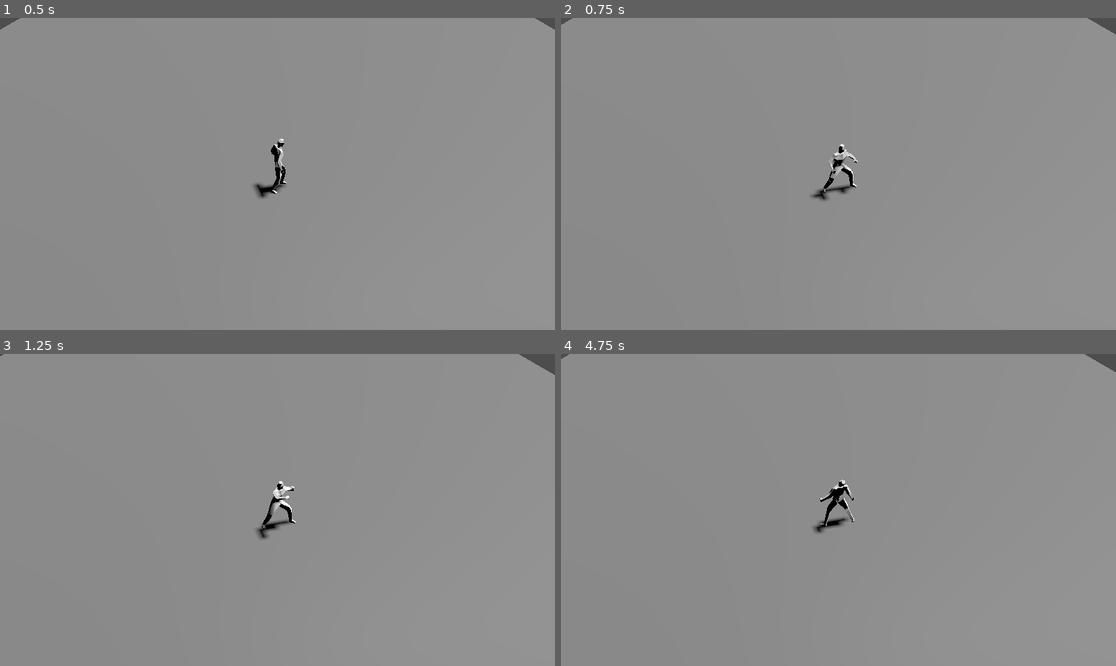
Above: before the commit, frames 1-4 (two rows, left to right).
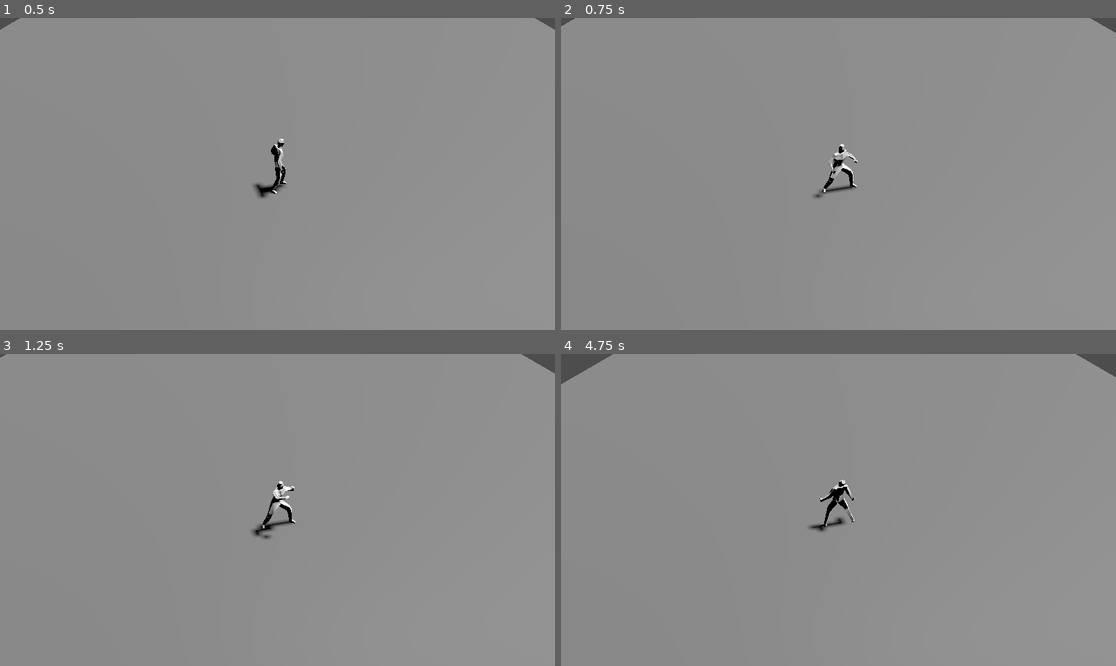
Above: after the commit, the same moments.

Repository: dhanielbolosan/demon-hunter-sword
Game: Godot game, scene res://Scenes/World.tscn
The game is run twice, just before and just after one commit, with the same random seed, the same clock (stepped at 60 frames per second) and the same inputs. Before the commit the project starts from res://Core/World.tscn.
Inputs:
- Up to frame 1 (0.5 s): no input
- Up to frame 2 (0.75 s): tap Enter at 0.5 s; hold Right (ui_right) from 0.53 s (still down); tap E (ui_soul_switch) at 0.6 s
- Up to frame 3 (1.25 s): keep holding Right (ui_right)
- Up to frame 4 (4.75 s): release Right (ui_right) at 1.28 s; hold Down (ui_down) 1.28-2.03 s; tap E (ui_soul_switch) every 0.75 s from 1.35 to 4.35 s; hold Right (ui_right) 2.03-2.78 s; hold Up (ui_up) 2.78-3.53 s; hold Left (ui_left) from 3.53 s (still down)

Frame 1 is identical in both runs. In frame 2, 0.1% of the frame differs, in the area x 0-100%, y 0-59%; in frame 3, 0.1%; in frame 4, 0.7%, in the area x 0-100%, y 0-58%.

Commit message:
State Machine Setup

Diff:
--- a/Characters/Player/player_script.gd
+++ /dev/null
@@ -1,80 +0,0 @@
-extends CharacterBody3D
-
-@onready var camera_rig = $CameraRig
-@onready var anim_tree = $Model/AnimationTree
-@onready var model = $Model
-
-@export var blend_speed = 30
-
-enum {IDLE, RUN}
-enum {DEMON, HUNTER, SWORD}
-var soul_blend_paths = {
-	DEMON: ["Demon", "parameters/Demon_Blend/blend_amount"],
-	HUNTER: ["Hunter", "parameters/Hunter_Blend/blend_amount"],
-	SWORD: ["Sword", "parameters/Sword_Blend/blend_amount"]
-}
-
-var currAnim = IDLE
-var currSoul = HUNTER
-var is_switching = false
-
-const SPEED = 10.0
-var run_val = 0.0
-
-func check_soul_switch():
-	if Input.is_action_just_pressed("ui_soul_switch") and !is_switching:
-		is_switching = true
-		Engine.time_scale = 0.2
-
-		currSoul = (int(currSoul) + 1) % 3
-		var soul_anim = soul_blend_paths[currSoul]
-
-		anim_tree["parameters/Soul_Switch_Trans/transition_request"] = soul_anim[0]
-		anim_tree["parameters/Soul_Switch/request"] = AnimationNodeOneShot.ONE_SHOT_REQUEST_FIRE
-
-		await get_tree().create_timer(1.0, true, false, true).timeout
-
-		Engine.time_scale = 1
-		is_switching = false
-
-func update_anim_tree():
-	var current_blend_path = soul_blend_paths[currSoul][1]
-	anim_tree[current_blend_path] = run_val
-
-func handle_animations(delta):
-	match currAnim:
-		IDLE:
-			run_val = lerpf(run_val, 0, blend_speed * delta)
-		RUN:
-			run_val = lerpf(run_val, 1, blend_speed * delta)
-
-func _physics_process(delta):
-	update_anim_tree()
-	handle_animations(delta)
-
-	if is_switching:
-		move_and_slide()
-		return
-
-	if not is_on_floor():
-		velocity += get_gravity() * delta
-
-	var input_dir = Input.get_vector("ui_left", "ui_right", "ui_up", "ui_down")
-	var direction = Vector3(input_dir.x, 0, input_dir.y).normalized()
-
-	if direction:
-		direction = direction.rotated(Vector3.UP, camera_rig.rotation.y)
-
-		velocity.x = direction.x * SPEED
-		velocity.z = direction.z * SPEED
-
-		var look_dir = global_position + direction
-		model.look_at(look_dir, Vector3.UP)
-		currAnim = RUN
-	else:
-		velocity.x = move_toward(velocity.x, 0, SPEED)
-		velocity.z = move_toward(velocity.z, 0, SPEED)
-		currAnim = IDLE
-
-	check_soul_switch()
-	move_and_slide()
--- a/Core/Player.tscn
+++ /dev/null
@@ -1,24 +0,0 @@
-[gd_scene format=3 uid="uid://dgqv7is6u3vbs"]
-
-[ext_resource type="Script" uid="uid://tyy61w6s32lc" path="res://Characters/Player/player_script.gd" id="1_kyqiw"]
-[ext_resource type="PackedScene" uid="uid://noend2vfkcav" path="res://Characters/Player/base_player.tscn" id="2_kyqiw"]
-
-[sub_resource type="CapsuleShape3D" id="CapsuleShape3D_kyqiw"]
-height = 8.019119
-
-[node name="Player" type="CharacterBody3D" unique_id=423511119]
-script = ExtResource("1_kyqiw")
-
-[node name="CollisionShape3D" type="CollisionShape3D" parent="." unique_id=896002693]
-transform = Transform3D(1, 0, 0, 0, 1, 0, 0, 0, 1, 0, 4.0172005, 0)
-shape = SubResource("CapsuleShape3D_kyqiw")
-
-[node name="CameraRig" type="Node3D" parent="." unique_id=774164690]
-transform = Transform3D(0.70710677, -0.40860704, 0.5770964, 0, 0.8161376, 0.5778576, -0.70710677, -0.40860704, 0.5770964, 20, 10, 20)
-
-[node name="Camera3D" type="Camera3D" parent="CameraRig" unique_id=1318864502]
-transform = Transform3D(1, 0, 0, 0, 1.0000001, 0, 0, 2.9802322e-08, 1, 0, 10, 10)
-projection = 1
-size = 40.0
-
-[node name="Model" parent="." unique_id=945627658 instance=ExtResource("2_kyqiw")]
--- /dev/null
+++ b/Scenes/Player.tscn
@@ -0,0 +1,44 @@
+[gd_scene format=3 uid="uid://dgqv7is6u3vbs"]
+
+[ext_resource type="Script" uid="uid://tyy61w6s32lc" path="res://Scripts/Player/Player.gd" id="1_kyqiw"]
+[ext_resource type="PackedScene" uid="uid://noend2vfkcav" path="res://Scenes/Player/base_player.tscn" id="2_kyqiw"]
+[ext_resource type="Script" uid="uid://bar36kbbdvyky" path="res://Scripts/States/State Machine.gd" id="3_wnikf"]
+[ext_resource type="Script" uid="uid://c8uil57b28lg5" path="res://Scripts/Player/PlayerRun.gd" id="4_8rshm"]
+[ext_resource type="Script" uid="uid://baq2f7i3k7gme" path="res://Scripts/Player/PlayerIdle.gd" id="5_pwyei"]
+[ext_resource type="Script" uid="uid://dwjbqu3ass78i" path="res://Scripts/Player/PlayerSwitch.gd" id="6_pwyei"]
+
+[sub_resource type="CapsuleShape3D" id="CapsuleShape3D_kyqiw"]
+height = 8.019119
+
+[node name="Player" type="CharacterBody3D" unique_id=423511119]
+script = ExtResource("1_kyqiw")
+
+[node name="CollisionShape3D" type="CollisionShape3D" parent="." unique_id=896002693]
+transform = Transform3D(1, 0, 0, 0, 1, 0, 0, 0, 1, 0, 4.0172005, 0)
+shape = SubResource("CapsuleShape3D_kyqiw")
+
+[node name="CameraRig" type="Node3D" parent="." unique_id=774164690]
+transform = Transform3D(0.70710677, -0.40860704, 0.5770964, 0, 0.8161376, 0.5778576, -0.70710677, -0.40860704, 0.5770964, 20, 10, 20)
+
+[node name="Camera3D" type="Camera3D" parent="CameraRig" unique_id=1318864502]
+transform = Transform3D(1, 0, 0, 0, 1.0000001, 0, 0, 2.9802322e-08, 1, 0, 10, 10)
+projection = 1
+size = 40.0
+
+[node name="Model" parent="." unique_id=945627658 instance=ExtResource("2_kyqiw")]
+
+[node name="State Machine" type="Node" parent="." unique_id=1357101894 node_paths=PackedStringArray("initial_state")]
+script = ExtResource("3_wnikf")
+initial_state = NodePath("Idle")
+
+[node name="Run" type="Node" parent="State Machine" unique_id=1600034497 node_paths=PackedStringArray("player")]
+script = ExtResource("4_8rshm")
+player = NodePath("../..")
+
+[node name="Idle" type="Node" parent="State Machine" unique_id=1616360723 node_paths=PackedStringArray("player")]
+script = ExtResource("5_pwyei")
+player = NodePath("../..")
+
+[node name="Switch" type="Node" parent="State Machine" unique_id=1450719744 node_paths=PackedStringArray("player")]
+script = ExtResource("6_pwyei")
+player = NodePath("../..")
--- a/Core/World.tscn
+++ b/Scenes/World.tscn
@@ -1,6 +1,6 @@
 [gd_scene format=3 uid="uid://bss3a6uto7uuk"]
 
-[ext_resource type="PackedScene" uid="uid://dgqv7is6u3vbs" path="res://Core/Player.tscn" id="1_bwlf7"]
+[ext_resource type="PackedScene" uid="uid://dgqv7is6u3vbs" path="res://Scenes/Player.tscn" id="1_bwlf7"]
 
 [node name="World" type="Node3D" unique_id=1254128625]
 
--- /dev/null
+++ b/Scripts/Player/Player.gd
@@ -0,0 +1,35 @@
+extends CharacterBody3D
+class_name Player
+
+@onready var camera_rig = $CameraRig
+@onready var anim_tree = $Model/AnimationTree
+@onready var model = $Model
+
+@export var blend_speed = 30
+
+var run_val = 0.0
+
+enum {DEMON, HUNTER, SWORD}
+var currSoul = HUNTER
+
+var soul_data = {
+	DEMON: {
+		"anim": "Demon",
+		"blend": "parameters/Demon_Blend/blend_amount",
+		"speed": 14.0
+	},
+	HUNTER: {
+		"anim": "Hunter",
+		"blend": "parameters/Hunter_Blend/blend_amount",
+		"speed": 10.0
+	},
+	SWORD: {
+		"anim": "Sword",
+		"blend": "parameters/Sword_Blend/blend_amount",
+		"speed": 6.0
+	}
+}
+
+func update_anim_tree():
+	var current_blend = soul_data[currSoul]["blend"]
+	anim_tree[current_blend] = run_val
--- /dev/null
+++ b/Scripts/Player/PlayerIdle.gd
@@ -0,0 +1,29 @@
+extends State
+class_name PlayerIdle
+
+@export var player : Player
+
+func Physics_Update(delta: float):
+	# Apply gravity
+	if not player.is_on_floor():
+		player.velocity += player.get_gravity() * delta
+
+	# Update animation
+	player.run_val = lerpf(player.run_val, 0, player.blend_speed * delta)
+	player.update_anim_tree()
+
+	# Apply speed
+	var current_speed = player.soul_data[player.currSoul]["speed"]
+	player.velocity.x = move_toward(player.velocity.x, 0, current_speed)
+	player.velocity.z = move_toward(player.velocity.z, 0, current_speed)
+	player.move_and_slide()
+
+	# Soul Switch State
+	if Input.is_action_just_pressed("ui_soul_switch"):
+		Transitioned.emit(self, "switch")
+		return
+
+	# Run State
+	var input_dir = Input.get_vector("ui_left", "ui_right", "ui_up", "ui_down")
+	if input_dir != Vector2.ZERO:
+		Transitioned.emit(self, "run")
--- /dev/null
+++ b/Scripts/Player/PlayerRun.gd
@@ -0,0 +1,39 @@
+extends State
+class_name PlayerRun
+
+@export var player : Player
+
+func Physics_Update(delta: float):
+	# Apply gravity
+	if not player.is_on_floor():
+		player.velocity += player.get_gravity() * delta
+
+	# Update animation
+	player.run_val = lerpf(player.run_val, 1, player.blend_speed * delta)
+	player.update_anim_tree()
+
+	# Soul Switch State
+	if Input.is_action_just_pressed("ui_soul_switch"):
+		Transitioned.emit(self, "switch")
+		return
+
+	var input_dir = Input.get_vector("ui_left", "ui_right", "ui_up", "ui_down")
+
+	# Idle State
+	if input_dir == Vector2.ZERO:
+		Transitioned.emit(self, "idle")
+		return
+
+	# Apply direction, speed, and model
+	var direction = Vector3(input_dir.x, 0, input_dir.y).normalized()
+	direction = direction.rotated(Vector3.UP, player.camera_rig.rotation.y)
+
+	var current_speed = player.soul_data[player.currSoul]["speed"]
+
+	player.velocity.x = direction.x * current_speed
+	player.velocity.z = direction.z * current_speed
+
+	var look_dir = player.global_position + direction
+	player.model.look_at(look_dir, Vector3.UP)
+
+	player.move_and_slide()
--- /dev/null
+++ b/Scripts/Player/PlayerSwitch.gd
@@ -0,0 +1,27 @@
+extends State
+class_name PlayerSwitch
+
+@export var player : Player
+
+func Enter():
+	# Slow time, update animation, revert time, and go back to idle
+	Engine.time_scale = 0.2
+
+	player.currSoul = (int(player.currSoul) + 1) % 3
+
+	var transition_name = player.soul_data[player.currSoul]["anim"]
+	player.anim_tree["parameters/Soul_Switch_Trans/transition_request"] = transition_name
+	player.anim_tree["parameters/Soul_Switch/request"] = AnimationNodeOneShot.ONE_SHOT_REQUEST_FIRE
+
+	await get_tree().create_timer(1.0, true, false, true).timeout
+
+	Engine.time_scale = 1.0
+	Transitioned.emit(self, "idle")
+
+func Physics_Update(delta: float):
+	player.update_anim_tree()
+
+	if not player.is_on_floor():
+		player.velocity += player.get_gravity() * delta
+
+	player.move_and_slide()
--- /dev/null
+++ b/Scripts/States/State Machine.gd
@@ -0,0 +1,38 @@
+extends Node
+
+@export var initial_state : State
+
+var current_state : State
+var states : Dictionary = {}
+
+func _ready():
+	for child in get_children():
+		if child is State:
+			states[child.name.to_lower()] = child
+			child.Transitioned.connect(on_child_transition)
+	if initial_state:
+		initial_state.Enter()
+		current_state = initial_state
+
+func _process(delta):
+	if current_state:
+		current_state.Update(delta)
+
+func _physics_process(delta):
+	if current_state:
+		current_state.Physics_Update(delta)
+
+func on_child_transition(state, new_state_name):
+	if state != current_state:
+		return
+
+	var new_state = states.get(new_state_name.to_lower())
+
+	if !new_state:
+		return
+
+	if current_state:
+		current_state.Exit()
+
+	new_state.Enter()
+	current_state = new_state
--- /dev/null
+++ b/Scripts/States/State.gd
@@ -0,0 +1,16 @@
+extends Node
+class_name State
+
+signal Transitioned
+
+func Enter():
+	pass
+
+func Exit():
+	pass
+
+func Update(_delta: float):
+	pass
+
+func Physics_Update(_delta: float):
+	pass
Renamed: Characters/Player/base_player.tscn -> Scenes/Player/base_player.tscn
Renamed: Characters/Player/player_script.gd.uid -> Scripts/Player/Player.gd.uid
Not shown, added: Scripts/Player/PlayerIdle.gd.uid
Not shown, added: Scripts/Player/PlayerRun.gd.uid
Not shown, added: Scripts/Player/PlayerSwitch.gd.uid
Not shown, added: Scripts/States/State Machine.gd.uid
Not shown, added: Scripts/States/State.gd.uid
